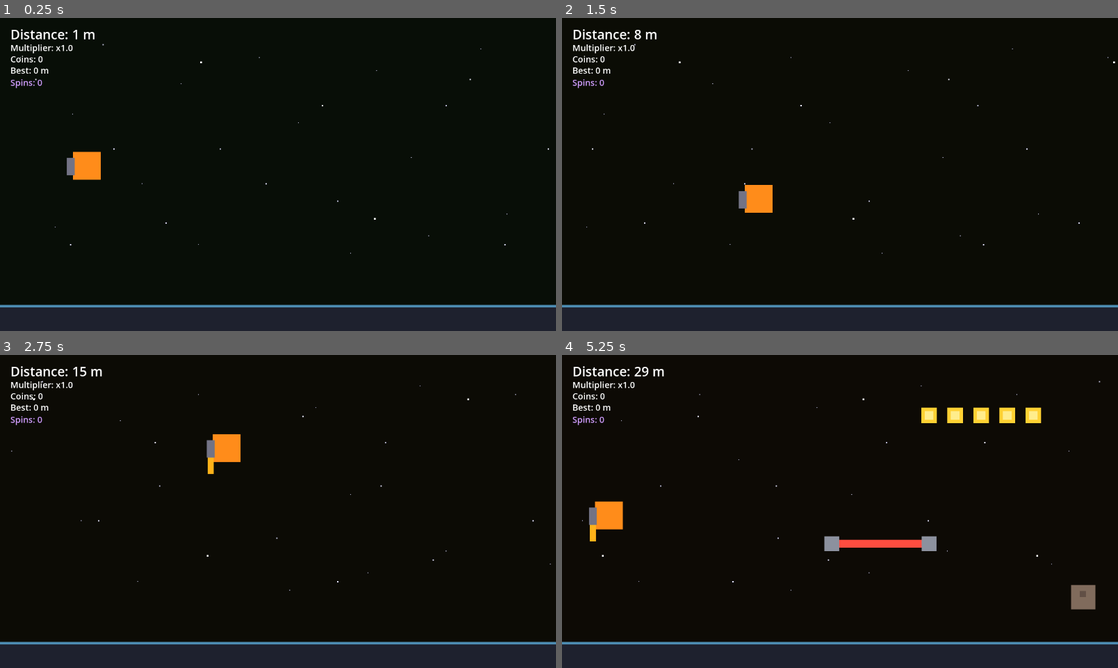
Above: before the commit, frames 1-4 (two rows, left to right).
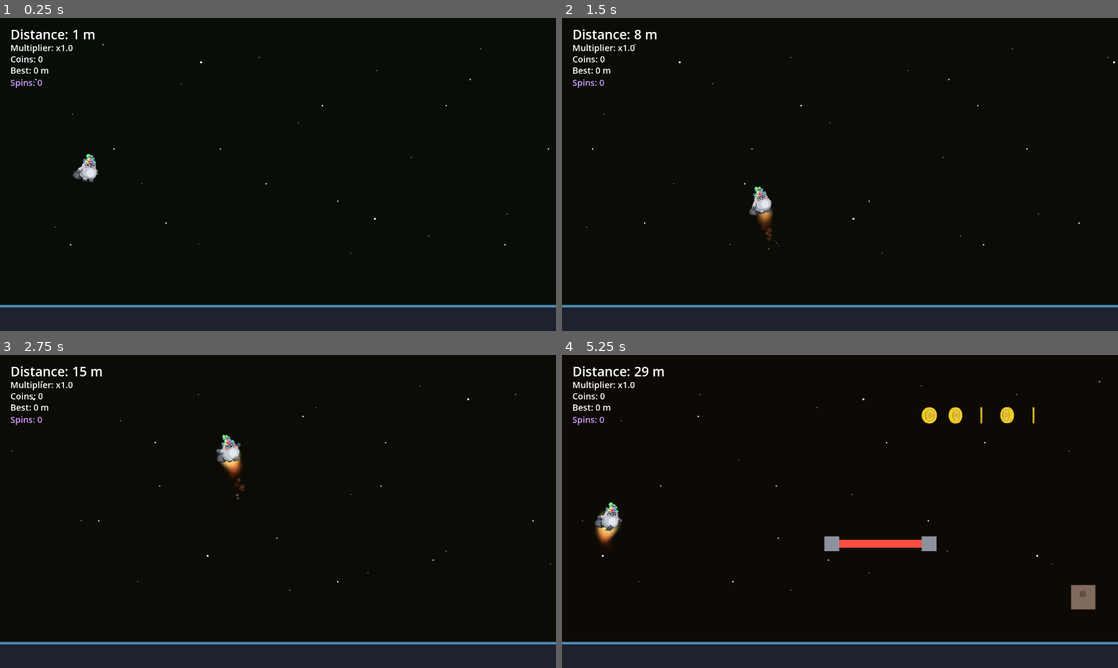
Above: after the commit, the same moments.

Repository: Camoku/moki-jetpack-mayhem
Game: Godot game, scene res://Main.tscn
The game is run twice, just before and just after one commit, with the same random seed, the same clock (stepped at 60 frames per second) and the same inputs.
Inputs:
- Up to frame 1 (0.25 s): no input
- Up to frame 2 (1.5 s): hold D (move_right) 0.53-1.28 s; hold Space (boost) 0.53-1.28 s; hold A (move_left) from 1.28 s (still down); tap Space (boost) at 1.35 s
- Up to frame 3 (2.75 s): release A (move_left) at 2.03 s; hold D (move_right) from 2.03 s (still down); hold Space (boost) from 2.03 s (still down)
- Up to frame 4 (5.25 s): release Space (boost) at 2.78 s; tap Space (boost) at 2.85, 4.35 s; release D (move_right) at 3.53 s; hold Space (boost) 3.53-4.28 s; hold A (move_left) from 3.53 s (still down); hold Space (boost) from 5.03 s (still down)

The runs differ from the first frame. In frame 1, 0.5% of the frame differs, in the area x 12-19%, y 42-53%; in frame 2, 0.7%; in frame 3, 0.7%; in frame 4, 1.4%, in the area x 4-87%, y 16-61%.

Commit message:
Add real art: animated Moki, particle jetpack flame, spinning coins
Replace placeholder rectangles with sprite-based art (res://sprites/),
driven by AnimatedSprite2D + SpriteFrames:

- Moki: 24-frame sheet sliced into idle (0-15) / boost (16-23) animations.
  player.gd swaps them and tilts the sprite (nose up rising / down falling)
  for juice, keeping the collision box square.
- Jetpack flame: jet_flame.gd on a CPUParticles2D (configured in code like
  fireworks), streaming down behind the Moki; player toggles emitting while
  boosting. Old grey jetpack box + orange rect removed.
- Coins: 6-frame spin animation; coin.gd randomises each coin's start frame
  and speed so a row spins out of sync.

Docs (README/PRD) updated with an "Art & animation" section.

Co-Authored-By: Claude Opus 4.8 <noreply@anthropic.com>

Diff:
--- a/Coin.tscn
+++ b/Coin.tscn
@@ -11,9 +11,10 @@
 ;    +-- Inner (ColorRect)<- lighter gold centre
 ; ==========================================================
 
-[gd_scene load_steps=5 format=3]
+[gd_scene load_steps=6 format=3]
 
 [ext_resource type="Script" path="res://coin.gd" id="1_coin"]
+[ext_resource type="SpriteFrames" path="res://sprites/coins/coin_frames.tres" id="2_coinframes"]
 
 [sub_resource type="RectangleShape2D" id="RectangleShape2D_coin"]
 size = Vector2(34, 34)
@@ -38,19 +39,15 @@
 [node name="CollisionShape2D" type="CollisionShape2D" parent="."]
 shape = SubResource("RectangleShape2D_coin")
 
-[node name="Outer" type="ColorRect" parent="."]
-offset_left = -18.0
-offset_top = -18.0
-offset_right = 18.0
-offset_bottom = 18.0
-color = Color(1, 0.82, 0.2, 1)
-
-[node name="Inner" type="ColorRect" parent="."]
-offset_left = -10.0
-offset_top = -10.0
-offset_right = 10.0
-offset_bottom = 10.0
-color = Color(1, 0.93, 0.55, 1)
+; The spinning gold coin (replaces the old flat gold squares). The art is ~150px,
+; so scale ~0.25 brings it down to ~38px (about the old coin size). Smooth art, so
+; we leave the default Linear filter (no Nearest). coin.gd randomises the start
+; frame so a field of coins doesn't spin in lock-step.
+[node name="Sprite" type="AnimatedSprite2D" parent="."]
+scale = Vector2(0.25, 0.25)
+sprite_frames = ExtResource("2_coinframes")
+animation = &"spin"
+autoplay = "spin"
 
 ; The coin's gold shine. energy starts at 0 (invisible in normal play);
 ; coin.gd cranks it up with GameState.blackout so it only glows in the dark.
--- a/Main.tscn
+++ b/Main.tscn
@@ -33,6 +33,8 @@
 [ext_resource type="PackedScene" path="res://Fireworks.tscn" id="20_fireworks"]
 [ext_resource type="PackedScene" path="res://Chest.tscn" id="21_chest"]
 [ext_resource type="PackedScene" path="res://SpinToken.tscn" id="22_spintoken"]
+[ext_resource type="SpriteFrames" path="res://sprites/moki_frames.tres" id="23_mokiframes"]
+[ext_resource type="Script" path="res://jet_flame.gd" id="24_jetflame"]
 [ext_resource type="Script" path="res://background.gd" id="2_bg"]
 [ext_resource type="PackedScene" path="res://Obstacle.tscn" id="3_obstacle"]
 [ext_resource type="Script" path="res://spawner.gd" id="4_spawner"]
@@ -51,16 +53,6 @@
 [sub_resource type="RectangleShape2D" id="RectangleShape2D_box"]
 size = Vector2(64, 64)
 
-; A tiny color ramp that is orange at BOTH ends -> a flat orange texture.
-[sub_resource type="Gradient" id="Gradient_orange"]
-colors = PackedColorArray(1, 0.55, 0.1, 1, 1, 0.55, 0.1, 1)
-
-; A 64x64 solid-orange texture for the Sprite2D (no image file needed).
-[sub_resource type="GradientTexture2D" id="GradientTexture2D_orange"]
-gradient = SubResource("Gradient_orange")
-width = 64
-height = 64
-
 ; A soft round glow (white centre -> transparent edge) for the Moki's faint
 ; "I can just about see myself" light during a blackout.
 [sub_resource type="Gradient" id="Gradient_glow"]
@@ -333,27 +325,29 @@
 [node name="CollisionShape2D" type="CollisionShape2D" parent="Player"]
 shape = SubResource("RectangleShape2D_box")
 
-[node name="Sprite2D" type="Sprite2D" parent="Player"]
-texture = SubResource("GradientTexture2D_orange")
-
-; The jetpack: a small grey tank mounted on the Moki's back (left side,
-; since the Moki always faces right).
-[node name="Jetpack" type="ColorRect" parent="Player"]
-offset_left = -46.0
-offset_top = -18.0
-offset_right = -28.0
-offset_bottom = 22.0
-color = Color(0.45, 0.45, 0.52, 1)
-
-; The flame shoots out the bottom of the jetpack. It starts hidden and
-; player.gd flips it visible only while the boost button is held.
-[node name="Flame" type="ColorRect" parent="Player"]
-visible = false
-offset_left = -44.0
-offset_top = 22.0
-offset_right = -30.0
-offset_bottom = 60.0
-color = Color(1, 0.7, 0.1, 1)
+; The Moki's animated body (replaces the old orange Sprite2D). It plays frames
+; sliced from the sprite sheet via moki_frames.tres. texture_filter = 1 (Nearest)
+; keeps the pixel art crisp when scaled/rotated. The character sits at the BOTTOM
+; of each 128x97 frame, so offset.y lifts it ~12px to centre it on the 64x64
+; collision box. autoplay starts the idle loop; player.gd swaps idle/boost and
+; tilts THIS node (not the Player) for juice, so the collision box stays upright.
+[node name="Moki" type="AnimatedSprite2D" parent="Player"]
+texture_filter = 1
+sprite_frames = ExtResource("23_mokiframes")
+animation = &"idle"
+autoplay = "idle"
+offset = Vector2(0, -12)
+
+; The jetpack flame: a soft PARTICLE exhaust (jet_flame.gd configures it) streaming
+; down from under the Moki. It's a CHILD of the Moki sprite, so it tilts WITH the
+; body (thrust swings down-and-back as you rise). show_behind_parent draws it behind
+; the Moki so it emerges from underneath instead of covering the belly. position is
+; the emission point: just under the body, a touch back. player.gd toggles emitting
+; while boost is held. (The old grey jetpack box + flat orange rect are gone.)
+[node name="Flame" type="CPUParticles2D" parent="Player/Moki"]
+show_behind_parent = true
+position = Vector2(2, 14)
+script = ExtResource("24_jetflame")
 
 ; A translucent force-field bubble, shown only while a Shield is active.
 [node name="Shield" type="ColorRect" parent="Player"]
--- a/coin.gd
+++ b/coin.gd
@@ -25,12 +25,17 @@
 const VISION_NEAR := 120.0
 const VISION_FAR := 280.0
 @onready var glow: PointLight2D = $Glow
+@onready var sprite: AnimatedSprite2D = $Sprite
 var player: Node2D
 
 
 func _ready() -> void:
 	body_entered.connect(_on_body_entered)
 	add_to_group("coin")   # so the spawner can keep asteroids off us
+	# Start each coin on a random frame (and a slightly random speed) so a whole
+	# row of coins spins out of sync instead of flashing in lock-step.
+	sprite.frame = randi() % 6
+	sprite.speed_scale = randf_range(0.85, 1.15)
 
 
 func _on_body_entered(body: Node) -> void:
--- /dev/null
+++ b/jet_flame.gd
@@ -0,0 +1,69 @@
+# ==========================================================
+#  jet_flame.gd - the Moki's jetpack exhaust
+# ==========================================================
+#  A small, soft particle flame that streams downward from under the Moki.
+#  player.gd switches it ON (emitting) only while the boost button is held, so
+#  you see thrust exactly when you fire the jetpack. It configures itself in
+#  code, the same beginner-friendly way the fireworks do (see fireworks.gd).
+#
+#  Because it's a CHILD of the Moki sprite (which tilts), the whole flame tilts
+#  with the body - the thrust naturally swings down-and-back as you rise.
+# ==========================================================
+
+extends CPUParticles2D
+
+
+func _ready() -> void:
+	emitting = false           # player.gd turns this on while boosting
+	one_shot = false           # a continuous stream, not a single burst
+	local_coords = true        # stay glued under the Moki (tilt with the body)
+	amount = 28
+	lifetime = 0.45            # live a bit longer so the plume reaches further down
+	explosiveness = 0.0        # steady stream (0), not a single pop (1)
+	direction = Vector2(0, 1)  # blow downward (the Moki faces right; thrust goes down/back)
+	spread = 12.0              # a slight fan so it isn't a rigid line
+	gravity = Vector2(0, 420)  # accelerate the sparks on downward (stretches the tail)
+	initial_velocity_min = 110.0
+	initial_velocity_max = 220.0
+	emission_shape = CPUParticles2D.EMISSION_SHAPE_SPHERE
+	emission_sphere_radius = 4.0   # a small round base, so the flame has some width
+	scale_amount_min = 2.5
+	scale_amount_max = 4.0
+	scale_amount_curve = _shrink_curve()   # each spark tapers to nothing over its life
+	color_ramp = _flame_ramp()             # hot yellow-white -> orange -> transparent
+	texture = _dot_texture()               # a soft round dot (no hard edges)
+	emitting = false
+
+
+# Each spark starts full size and shrinks to a point as it ages (1.0 -> 0.0).
+func _shrink_curve() -> Curve:
+	var c := Curve.new()
+	c.add_point(Vector2(0.0, 1.0))
+	c.add_point(Vector2(1.0, 0.0))
+	return c
+
+
+# The flame's colour over a spark's life: a hot near-white core that cools to
+# orange and fades out.
+func _flame_ramp() -> Gradient:
+	var g := Gradient.new()
+	g.set_color(0, Color(1.0, 0.95, 0.55, 1.0))   # hot core
+	g.add_point(0.5, Color(1.0, 0.45, 0.1, 0.95))  # orange middle
+	g.set_color(1, Color(1.0, 0.2, 0.0, 0.0))      # fade out
+	return g
+
+
+# A soft round dot: white centre fading to transparent at the edge (same trick
+# the fireworks use), so each particle is a soft blob, not a hard square.
+func _dot_texture() -> GradientTexture2D:
+	var g := Gradient.new()
+	g.set_color(0, Color(1, 1, 1, 1))
+	g.set_color(1, Color(1, 1, 1, 0))
+	var t := GradientTexture2D.new()
+	t.gradient = g
+	t.fill = GradientTexture2D.FILL_RADIAL
+	t.fill_from = Vector2(0.5, 0.5)
+	t.fill_to = Vector2(0.5, 0.0)
+	t.width = 16
+	t.height = 16
+	return t
--- a/player.gd
+++ b/player.gd
@@ -27,6 +27,11 @@
 @export var move_speed: float = 460.0     # Left/Right flying speed within the screen.
 @export var edge_margin: float = 36.0     # Keep this far from the screen's left/right edges.
 
+# --- Look / juice (the animated Moki sprite) ---
+@export var max_tilt: float = 0.35        # Most the Moki tilts (radians, ~20°) when rising/falling.
+@export var tilt_ref_speed: float = 600.0 # Vertical speed that maps to a full tilt.
+@export var tilt_smooth: float = 10.0     # How quickly the tilt eases toward its target (bigger = snappier).
+
 @export var max_fall_speed: float = 900.0 # Cap on how fast we can plummet.
 @export var max_rise_speed: float = 900.0 # Cap on how fast the jetpack lifts us.
 
@@ -62,7 +67,7 @@
 # A reference to the flame node so we can show/hide it. The $ is shorthand
 # for get_node(): $Flame finds the child named "Flame". @onready waits until
 # the node is actually in the scene before grabbing it.
-@onready var flame: ColorRect = $Flame
+@onready var flame: CPUParticles2D = $Moki/Flame
 
 # The shield "bubble" visual, shown only while a shield is active.
 @onready var shield_visual: ColorRect = $Shield
@@ -72,6 +77,11 @@
 # at full blackout.
 @onready var glow: PointLight2D = $Glow
 const GLOW_MAX := 1.1
+
+# The animated Moki body (AnimatedSprite2D). We swap its idle/boost animation and
+# tilt it for juice. It's a child of the Player, so we tilt IT (not the Player),
+# keeping the collision box square.
+@onready var moki: AnimatedSprite2D = $Moki
 
 # Becomes true the moment we crash, so we only crash once.
 var dead: bool = false
@@ -139,8 +149,8 @@
 	if boosting:
 		velocity.y -= boost_power * delta
 
-	# Show the jetpack flame only while we are actively boosting.
-	flame.visible = boosting
+	# Fire the jetpack exhaust only while we are actively boosting.
+	flame.emitting = boosting
 
 	# Keep the up/down speed inside friendly limits.
 	velocity.y = clamp(velocity.y, -max_rise_speed, max_fall_speed)
@@ -177,6 +187,23 @@
 		position.y = floor_y
 		if velocity.y > 0.0:
 			velocity.y = 0.0
+
+	# Animate + tilt the Moki body for juice (idle vs boost, nose up/down).
+	_update_moki_look(delta, boosting)
+
+
+# Update the Moki's animation + tilt. Boosting plays the energetic "boost" frames;
+# otherwise the calm "idle" loop. The body tilts nose-UP while rising and nose-DOWN
+# while falling. We rotate the SPRITE (a child), never the Player, so the collision
+# box stays square. The Moki art already faces right, so no flipping is needed.
+func _update_moki_look(delta: float, boosting: bool) -> void:
+	var want := "boost" if boosting else "idle"
+	if moki.animation != want:
+		moki.play(want)
+	# +velocity.y points DOWN, so a positive value tilts the nose down. Map the
+	# vertical speed to [-1, 1] of our reference, scale by max_tilt, then ease toward it.
+	var target: float = clampf(velocity.y / tilt_ref_speed, -1.0, 1.0) * max_tilt
+	moki.rotation = lerp_angle(moki.rotation, target, clampf(delta * tilt_smooth, 0.0, 1.0))
 
 
 # gain_powerup() is called by a powerup pickup when the Moki grabs it.
@@ -318,7 +345,7 @@
 	# No shield - this is a real crash.
 	dead = true
 	set_physics_process(false)
-	flame.visible = false
+	flame.emitting = false   # cut the thrust; any lingering sparks fade out
 
 	# Hand off to the HUD. It decides what happens next: if we collected any spin
 	# tokens this run, it opens the SLOT MACHINE (where a "revive" can bring us
--- /dev/null
+++ b/sprites/coins/coin_frames.tres
@@ -0,0 +1,36 @@
+; SpriteFrames for a spinning gold coin (6 separate PNG frames: face -> edge -> face).
+; One looping animation, "spin". Used by Coin.tscn's AnimatedSprite2D.
+[gd_resource type="SpriteFrames" load_steps=7 format=3 uid="uid://b8coinframes001"]
+
+[ext_resource type="Texture2D" uid="uid://0xriuelefrsn" path="res://sprites/coins/coin1.png" id="1"]
+[ext_resource type="Texture2D" uid="uid://bg22i7ky7rpii" path="res://sprites/coins/coin2.png" id="2"]
+[ext_resource type="Texture2D" uid="uid://bonmv2vq7qxhr" path="res://sprites/coins/coin3.png" id="3"]
+[ext_resource type="Texture2D" uid="uid://ddbly1emvp305" path="res://sprites/coins/coin4.png" id="4"]
+[ext_resource type="Texture2D" uid="uid://d17qjvekwd0yy" path="res://sprites/coins/coin5.png" id="5"]
+[ext_resource type="Texture2D" uid="uid://cytwflpbhddrh" path="res://sprites/coins/coin6.png" id="6"]
+
+[resource]
+animations = [{
+"frames": [{
+"duration": 1.0,
+"texture": ExtResource("1")
+}, {
+"duration": 1.0,
+"texture": ExtResource("2")
+}, {
+"duration": 1.0,
+"texture": ExtResource("3")
+}, {
+"duration": 1.0,
+"texture": ExtResource("4")
+}, {
+"duration": 1.0,
+"texture": ExtResource("5")
+}, {
+"duration": 1.0,
+"texture": ExtResource("6")
+}],
+"loop": true,
+"name": &"spin",
+"speed": 12.0
+}]
--- /dev/null
+++ b/sprites/moki_frames.tres
@@ -0,0 +1,188 @@
+; SpriteFrames for the Moki, sliced from moki_0653_sprite_sheet.png.
+; The sheet is one row of 24 frames, each 128x97. We split it into two animations:
+;   - "idle"  = frames 0..15 (calm standing / gentle bob)
+;   - "boost" = frames 16..23 (arms spread, energetic flying pose)
+[gd_resource type="SpriteFrames" load_steps=26 format=3 uid="uid://b8mokiframes001"]
+
+[ext_resource type="Texture2D" uid="uid://cx68a20n7eatt" path="res://sprites/moki_0653_sprite_sheet.png" id="1_sheet"]
+
+[sub_resource type="AtlasTexture" id="f0"]
+atlas = ExtResource("1_sheet")
+region = Rect2(0, 0, 128, 97)
+
+[sub_resource type="AtlasTexture" id="f1"]
+atlas = ExtResource("1_sheet")
+region = Rect2(128, 0, 128, 97)
+
+[sub_resource type="AtlasTexture" id="f2"]
+atlas = ExtResource("1_sheet")
+region = Rect2(256, 0, 128, 97)
+
+[sub_resource type="AtlasTexture" id="f3"]
+atlas = ExtResource("1_sheet")
+region = Rect2(384, 0, 128, 97)
+
+[sub_resource type="AtlasTexture" id="f4"]
+atlas = ExtResource("1_sheet")
+region = Rect2(512, 0, 128, 97)
+
+[sub_resource type="AtlasTexture" id="f5"]
+atlas = ExtResource("1_sheet")
+region = Rect2(640, 0, 128, 97)
+
+[sub_resource type="AtlasTexture" id="f6"]
+atlas = ExtResource("1_sheet")
+region = Rect2(768, 0, 128, 97)
+
+[sub_resource type="AtlasTexture" id="f7"]
+atlas = ExtResource("1_sheet")
+region = Rect2(896, 0, 128, 97)
+
+[sub_resource type="AtlasTexture" id="f8"]
+atlas = ExtResource("1_sheet")
+region = Rect2(1024, 0, 128, 97)
+
+[sub_resource type="AtlasTexture" id="f9"]
+atlas = ExtResource("1_sheet")
+region = Rect2(1152, 0, 128, 97)
+
+[sub_resource type="AtlasTexture" id="f10"]
+atlas = ExtResource("1_sheet")
+region = Rect2(1280, 0, 128, 97)
+
+[sub_resource type="AtlasTexture" id="f11"]
+atlas = ExtResource("1_sheet")
+region = Rect2(1408, 0, 128, 97)
+
+[sub_resource type="AtlasTexture" id="f12"]
+atlas = ExtResource("1_sheet")
+region = Rect2(1536, 0, 128, 97)
+
+[sub_resource type="AtlasTexture" id="f13"]
+atlas = ExtResource("1_sheet")
+region = Rect2(1664, 0, 128, 97)
+
+[sub_resource type="AtlasTexture" id="f14"]
+atlas = ExtResource("1_sheet")
+region = Rect2(1792, 0, 128, 97)
+
+[sub_resource type="AtlasTexture" id="f15"]
+atlas = ExtResource("1_sheet")
+region = Rect2(1920, 0, 128, 97)
+
+[sub_resource type="AtlasTexture" id="f16"]
+atlas = ExtResource("1_sheet")
+region = Rect2(2048, 0, 128, 97)
+
+[sub_resource type="AtlasTexture" id="f17"]
+atlas = ExtResource("1_sheet")
+region = Rect2(2176, 0, 128, 97)
+
+[sub_resource type="AtlasTexture" id="f18"]
+atlas = ExtResource("1_sheet")
+region = Rect2(2304, 0, 128, 97)
+
+[sub_resource type="AtlasTexture" id="f19"]
+atlas = ExtResource("1_sheet")
+region = Rect2(2432, 0, 128, 97)
+
+[sub_resource type="AtlasTexture" id="f20"]
+atlas = ExtResource("1_sheet")
+region = Rect2(2560, 0, 128, 97)
+
+[sub_resource type="AtlasTexture" id="f21"]
+atlas = ExtResource("1_sheet")
+region = Rect2(2688, 0, 128, 97)
+
+[sub_resource type="AtlasTexture" id="f22"]
+atlas = ExtResource("1_sheet")
+region = Rect2(2816, 0, 128, 97)
+
+[sub_resource type="AtlasTexture" id="f23"]
+atlas = ExtResource("1_sheet")
+region = Rect2(2944, 0, 128, 97)
+
+[resource]
+animations = [{
+"frames": [{
+"duration": 1.0,
+"texture": SubResource("f0")
+}, {
+"duration": 1.0,
+"texture": SubResource("f1")
+}, {
+"duration": 1.0,
+"texture": SubResource("f2")
+}, {
+"duration": 1.0,
+"texture": SubResource("f3")
+}, {
+"duration": 1.0,
+"texture": SubResource("f4")
+}, {
+"duration": 1.0,
+"texture": SubResource("f5")
+}, {
+"duration": 1.0,
+"texture": SubResource("f6")
+}, {
+"duration": 1.0,
+"texture": SubResource("f7")
+}, {
+"duration": 1.0,
+"texture": SubResource("f8")
+}, {
+"duration": 1.0,
+"texture": SubResource("f9")
+}, {
+"duration": 1.0,
+"texture": SubResource("f10")
+}, {
+"duration": 1.0,
+"texture": SubResource("f11")
+}, {
+"duration": 1.0,
+"texture": SubResource("f12")
+}, {
+"duration": 1.0,
+"texture": SubResource("f13")
+}, {
+"duration": 1.0,
+"texture": SubResource("f14")
+}, {
+"duration": 1.0,
+"texture": SubResource("f15")
+}],
+"loop": true,
+"name": &"idle",
+"speed": 10.0
+}, {
+"frames": [{
+"duration": 1.0,
+"texture": SubResource("f16")
+}, {
+"duration": 1.0,
+"texture": SubResource("f17")
+}, {
+"duration": 1.0,
+"texture": SubResource("f18")
+}, {
+"duration": 1.0,
+"texture": SubResource("f19")
+}, {
+"duration": 1.0,
+"texture": SubResource("f20")
+}, {
+"duration": 1.0,
+"texture": SubResource("f21")
+}, {
+"duration": 1.0,
+"texture": SubResource("f22")
+}, {
+"duration": 1.0,
+"texture": SubResource("f23")
+}],
+"loop": true,
+"name": &"boost",
+"speed": 14.0
+}]
Not shown, added: jet_flame.gd.uid
Binary file added: sprites/coins/coin1.png
Not shown, added: sprites/coins/coin1.png.import
Binary file added: sprites/coins/coin2.png
Not shown, added: sprites/coins/coin2.png.import
Binary file added: sprites/coins/coin3.png
Not shown, added: sprites/coins/coin3.png.import
Binary file added: sprites/coins/coin4.png
Not shown, added: sprites/coins/coin4.png.import
Binary file added: sprites/coins/coin5.png
Not shown, added: sprites/coins/coin5.png.import
Binary file added: sprites/coins/coin6.png
(and 5 more such lines)
